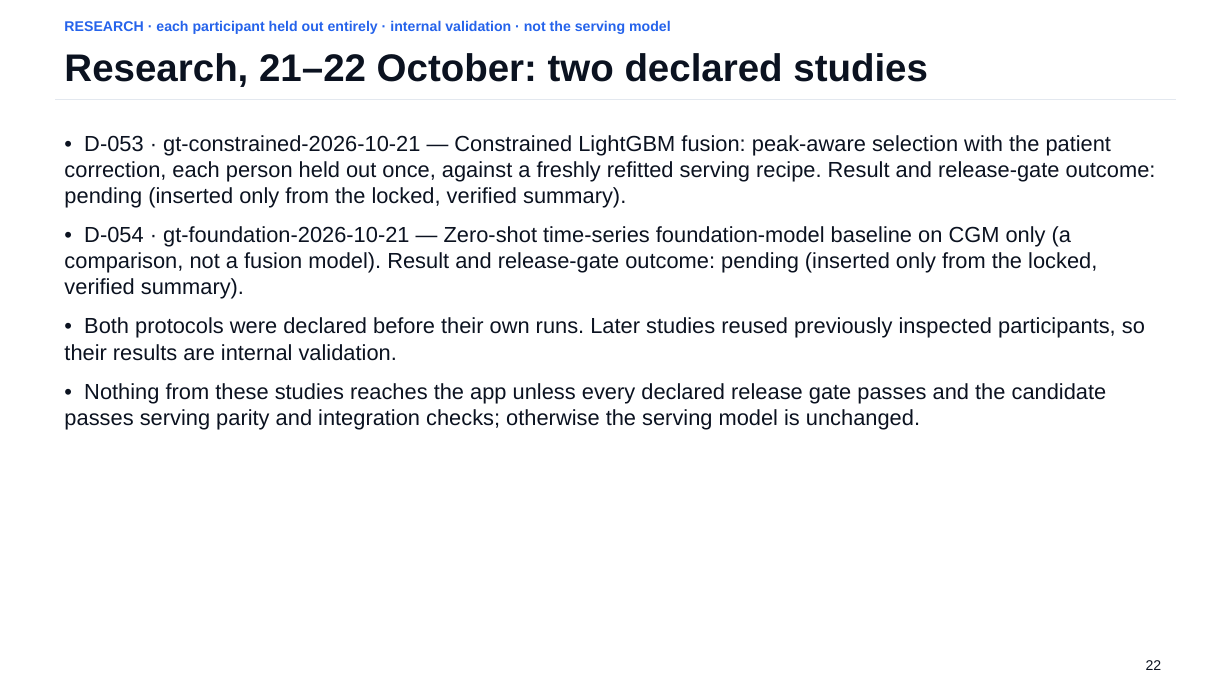
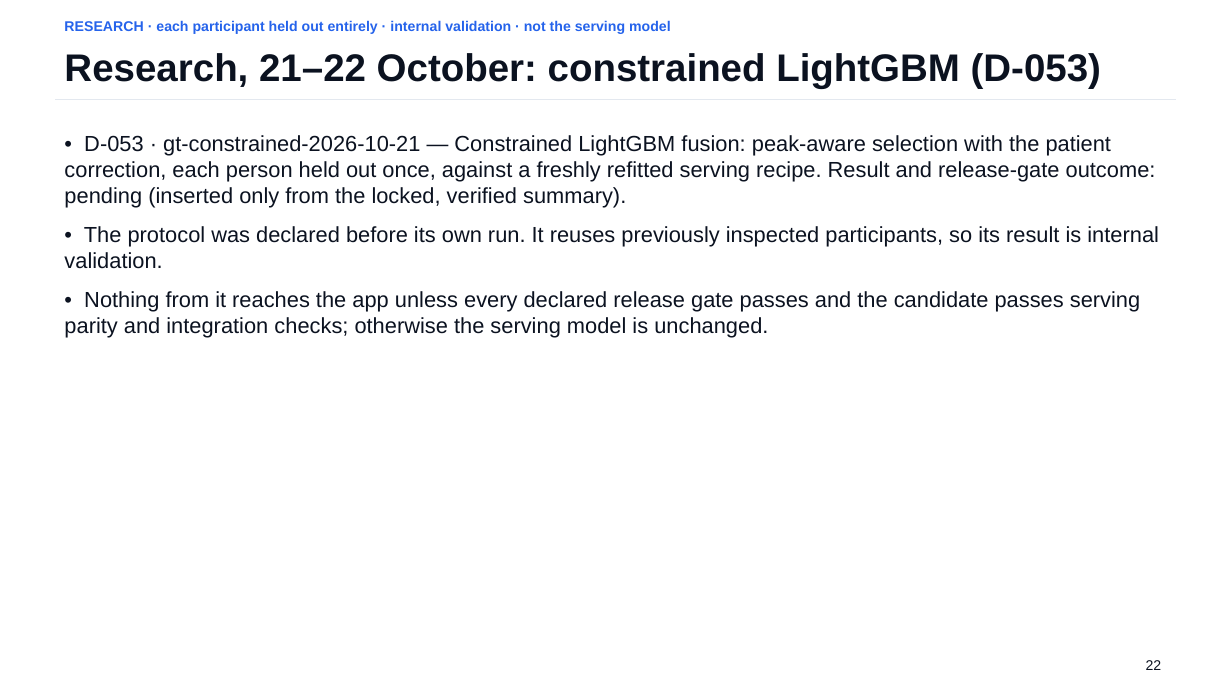
Before and after one commit to Avi36005/DigitalTwin-Challenge-Kryptonite, a slide deck: slide 22 of docs/submission/GlucoTwin_Presentation.pptx. Drawn at 1232x693 pixels with LibreOffice and Linux fonts; fonts in the diff are those of the drawing. Boxes give left, top, right and bottom in pixels: in the first picture for what was removed or moved away, otherwise in the second. Text is boxed around its words. In the diff, an @@ line names an element or a change of style, - is before the commit and + after.

Commit message:
submission: deck reads D-054 from its saved summary; Shanghai rows name the cohort's second opening; D-053 stays pending

```diff
--- a/docs/submission/GlucoTwin_Presentation.pptx
+++ b/docs/submission/GlucoTwin_Presentation.pptx
@@ text at (x1=64, y1=53, x2=1101, y2=89): text changed @@
-Research, 21–22 October: two declared studies
+Research, 21–22 October: constrained LightGBM (D-053)
@@ text at (x1=64, y1=226, x2=1159, y2=338): text changed @@
-• D-054 · gt-foundation-2026-10-21 — Zero-shot time-series foundation-model baseline on CGM only (a comparison, not a fusion model). Result and release-gate outcome: pending (inserted only from the locked, verified summary).
-• Both protocols were declared before their own runs. Later studies reused previously inspected participants, so their results are internal validation.
-• Nothing from these studies reaches the app unless every declared release gate passes and the candidate passes serving parity and integration checks; otherwise the serving model is unchanged.
+• The protocol was declared before its own run. It reuses previously inspected participants, so its result is internal validation.
+• Nothing from it reaches the app unless every declared release gate passes and the candidate passes serving parity and integration checks; otherwise the serving model is unchanged.
```
Also in this commit, not shown: 6 other slides changed, 1 slide added, 3 other files.
